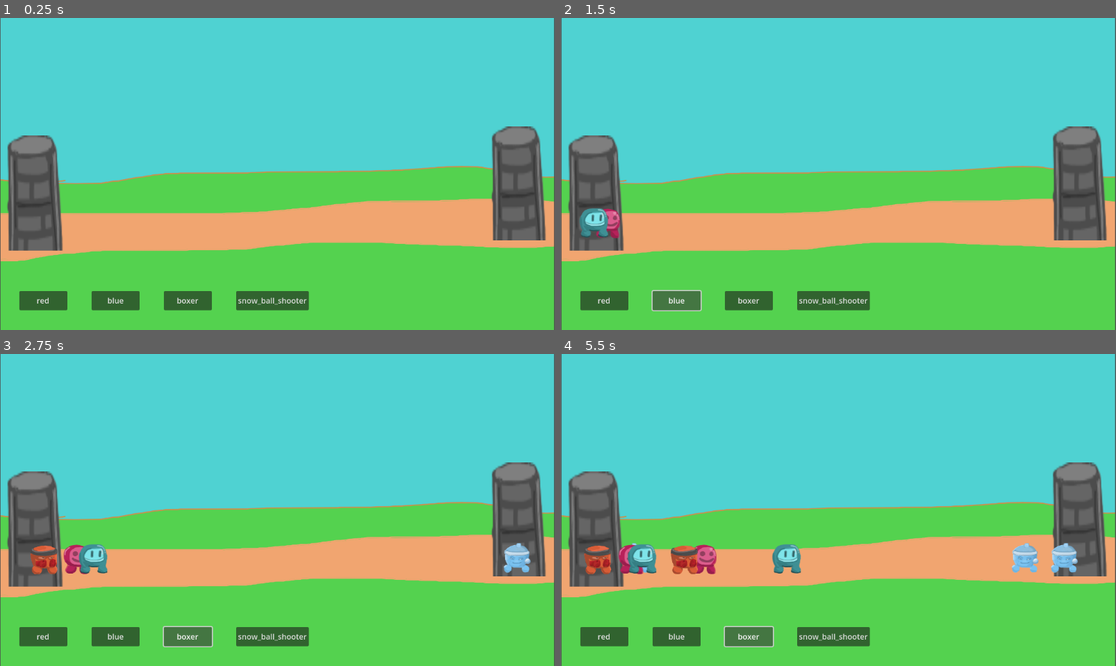
Above: before the commit, frames 1-4 (two rows, left to right).
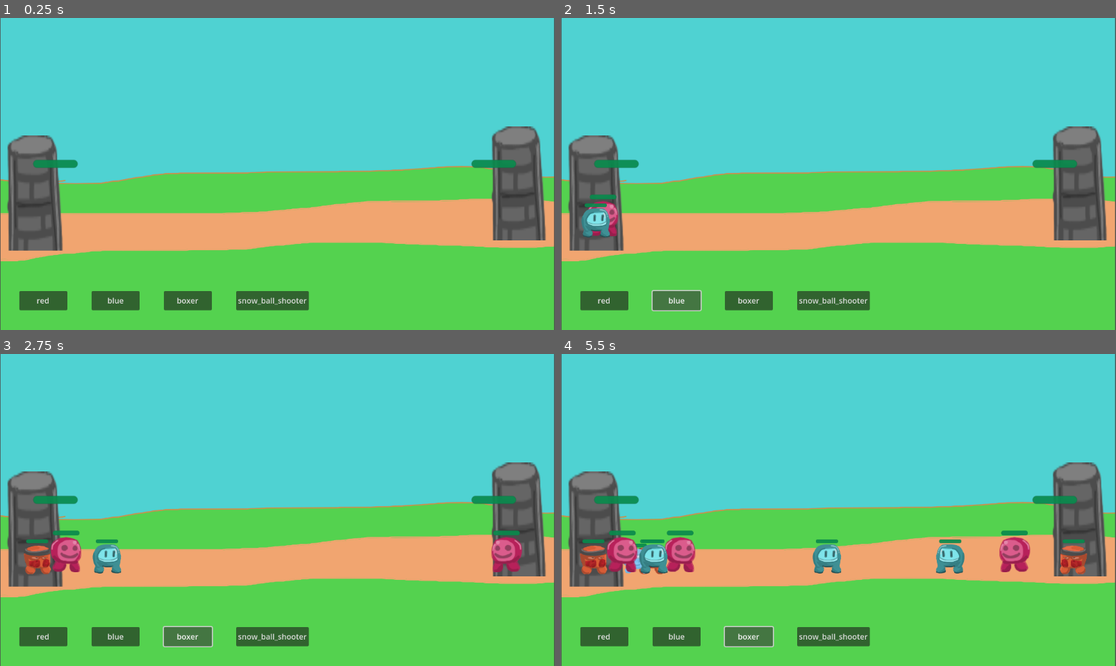
Above: after the commit, the same moments.

Repository: redmaker007/FFFight
Game: Godot game, scene res://node_2d.tscn
Two runs of this game, one before a commit and one after it. Both use one fixed random seed, a clock stepped at 60 frames per second and the inputs below.
Inputs:
- Up to frame 1 (0.25 s): no input
- Up to frame 2 (1.5 s): click "red" at 0.5 s; click "blue" at 1.25 s
- Up to frame 3 (2.75 s): click "boxer" at 2 s
- Up to frame 4 (5.5 s): click "snow_ball_shooter" at 2.75 s; click "red" at 3.5 s; click "blue" at 4.25 s; click "boxer" at 5 s

The runs differ from the first frame. In frame 1, 0.4% of the frame differs, in the area x 6-93%, y 45-49%; in frame 2, 0.9%; in frame 3, 2.7%; in frame 4, 5.4%, in the area x 3-95%, y 45-71%.

Commit message:
update0.1

Diff:
--- a/GM.gd
+++ b/GM.gd
@@ -1,9 +1,65 @@
 extends Node2D
 
+#GameState
+enum Gamestate{play_s,end_s}
+var current_state
+var state_map
+
+@onready var son_node_group:Array = [$"unit spawner",$"enemy spawner"]
+func switch_state(s:Gamestate):
+	current_state = s
+	state_map[current_state].enter_state()
+	pass
+
+
+#preload
 var minion_precast = preload("res://minion_node.tscn")
+var binion_png = preload("res://binion.png")
+#unit data
+@onready var mm:Node = $minion_map
 
 
 
-var binion_png = preload("res://binion.png")
+func _ready() -> void:
+	SignalBus.connect("unit_death",check_base_death)
 
-@onready var mm:Node = $minion_map
+	spawn_base("ally")
+	spawn_base("enemy")
+	state_map ={
+		0:$play_state,
+		1:$end_state
+	}
+
+
+func spawn_base(side_n):
+	var new_unit = minion_precast.instantiate()
+	new_unit.ini_w_dic(mm.mm["base"])
+
+	new_unit.z_index = 3
+	if side_n == "ally":
+		new_unit.position = Vector2(115,425)
+		new_unit.add_to_group("ally")
+	else:
+		new_unit.position = Vector2(1025,425)
+		new_unit.add_to_group("enemy")
+	new_unit.side = side_n
+	add_child(new_unit)
+
+func check_base_death(unit):
+	if unit.unit_name == "base":
+		if unit.side == "ally":
+			print("you lose!")
+		else:
+			print("you win!")
+		switch_state(Gamestate.end_s)
+
+
+	else:
+		return
+
+func group_stop_func():
+	for node in son_node_group:
+		node.function_switch(false)
+
+func clear_board():
+	get_tree().call_group("unit", "queue_free")
--- a/Signal_Bus.gd
+++ b/Signal_Bus.gd
@@ -1,3 +1,5 @@
 extends Node
 
 signal spawn_unit_by_name
+
+signal unit_death
--- a/att_state.gd
+++ b/att_state.gd
@@ -9,7 +9,7 @@
 
 func state_process(delta: float) -> void:
 	if att_CD_sec <= 0:
-		get_parent().attack()
+		get_parent().attack_t()
 		att_CD_sec = get_parent().att_CD
 	else:
 		att_CD_sec -=delta
--- /dev/null
+++ b/end_state.gd
@@ -0,0 +1,5 @@
+extends Node
+
+func enter_state():
+	get_parent().group_stop_func()
+	get_parent().clear_board()
--- a/enemy_spawner.gd
+++ b/enemy_spawner.gd
@@ -11,16 +11,22 @@
 var pool = ["red","blue","boxer","snow_ball_shooter"]
 var u_name
 
+var functioning
+
+
 func _ready() -> void:
 	GM = get_parent()
-	if random_pool_on:
-			u_name = pool.pick_random()
-	else:
+	function_switch(true)
+	if not random_pool_on:
 		u_name = spec_unit
 
+func function_switch(v:bool):
+	functioning =v
 
 func _process(delta: float) -> void:
-	if spawn_CD >= 2:
+	if spawn_CD >= 1.5:
+		if random_pool_on:
+			u_name = pool.pick_random()
 		spawn_enemy_1(u_name)
 		spawn_CD = 0
 	else:
@@ -31,6 +37,8 @@
 
 
 func spawn_enemy_1(s_name):
+	if not functioning:
+		return
 	var new_enemy = GM.minion_precast.instantiate()
 
 	new_enemy.ini_w_dic(GM.mm.mm[s_name])
--- a/minion.gd
+++ b/minion.gd
@@ -11,7 +11,8 @@
 #機制參數
 var target = null
 var side = "ally"
-
+var size = 1
+var unit_name
 
 #狀態機
 enum state{walk,attack}
@@ -31,6 +32,8 @@
 	1:$att_state
 	}
 	switch_state(state.walk)
+	position = self.position - Vector2(0,size*50)
+	$health.value = 100
 
 
 
@@ -88,6 +91,7 @@
 	pass
 
 func ini_w_dic(dic):
+	unit_name = dic["name"]
 	speed = dic["speed"]
 	hp = dic["max_hp"]
 	max_hp = dic["max_hp"]
@@ -95,10 +99,13 @@
 	att_r = dic["att_r"]
 	att_CD = dic["att_CD"]
 	set_png(dic["image"])
+	scale = Vector2(1,1)*(1+dic["size"])
+	size = dic["size"]
+
 	pass
 
 
-func attack():
+func attack_t():
 	if(not target):
 		switch_state(state.walk)
 		return
@@ -108,22 +115,24 @@
 
 func attack_animation():
 	var side_sign
-	var base_pos = self.position
+	var base_pos = $Minion.position
 	if side == "ally":
 		side_sign = 1
 	else:
 		side_sign = -1
 	var tw = create_tween()
-	tw.parallel().tween_property(self,"position",base_pos +Vector2(side_sign*10,0),0.1)
-	tw.parallel().tween_property(self,"rotation_degrees",side_sign*15,0.1)
+	tw.parallel().tween_property($Minion,"position",base_pos +Vector2(side_sign*10,0),0.1)
+	tw.parallel().tween_property($Minion,"rotation_degrees",side_sign*15,0.1)
 
-	tw.tween_property(self,"position",base_pos,0.05)
-	tw.tween_property(self,"rotation_degrees",0,0.05)
+	tw.tween_property($Minion,"position",base_pos,0.05)
+	tw.tween_property($Minion,"rotation_degrees",0,0.05)
 
 func take_damage(value):
 	hp -= value
+	$health.value = float(hp)/float(max_hp)*100
 	if (hp <= 0):
 		death()
 
 func death():
+	SignalBus.emit_signal("unit_death",self)
 	queue_free()
--- a/minion_map.gd
+++ b/minion_map.gd
@@ -1,36 +1,59 @@
 extends Node
 
 var mm = {
+	"base":{
+		"name"="base",
+
+		"speed" = 0,
+		"max_hp" = 2000,
+		"att" = 0,
+		"att_r" = 0,
+		"att_CD" = 9999,
+		"image" = preload("res://empty.png"),
+		"size" = 1
+	},
 	"red":{
-		"speed" = 50,
-		"max_hp" = 125,
-		"att" = 20,
-		"att_r" = 40,
+		"name"="red",
+
+		"speed" = 40,
+		"max_hp" = 500,
+		"att" = 10,
+		"att_r" = 30,
 		"att_CD" = 1,
 		"image" = preload("res://minion.png"),
+		"size" = 0.2
 	},
 	"blue":{
-		"speed" = 100,
-		"max_hp" = 40,
-		"att" = 10,
-		"att_r" = 40,
-		"att_CD" = 0.5,
+		"name"="blue",
+
+		"speed" = 120,
+		"max_hp" = 120,
+		"att" = 11,
+		"att_r" = 50,
+		"att_CD" = 0.3,
 		"image" = preload("res://binion.png"),
+		"size" = 0
 	},
 	"boxer":{
-		"speed" = 60,
-		"max_hp" = 20,
-		"att" = 45,
-		"att_r" = 40,
-		"att_CD" = 0.3,
+		"name"="boxer",
+
+		"speed" = 40,
+		"max_hp" = 150,
+		"att" = 55,
+		"att_r" = 50,
+		"att_CD" = 0.4,
 		"image" = preload("res://boxer.png"),
+		"size" = 0
 	},
 	"snow_ball_shooter":{
+		"name"="snow_ball_shooter",
+
 		"speed" = 40,
-		"max_hp" = 40,
-		"att" = 12,
+		"max_hp" = 100,
+		"att" = 16,
 		"att_r" = 250,
-		"att_CD" = 1.1,
+		"att_CD" = 1.2,
 		"image" = preload("res://snow_b_s.png"),
+		"size" = -0.1
 	}
 }
--- a/minion_node.tscn
+++ b/minion_node.tscn
@@ -7,6 +7,20 @@
 
 [sub_resource type="CircleShape2D" id="CircleShape2D_fwx2u"]
 radius = 30.066593
+
+[sub_resource type="StyleBoxFlat" id="StyleBoxFlat_3xtw3"]
+bg_color = Color(0.12156863, 0.12156863, 0.12156863, 0.78431374)
+corner_radius_top_left = 8
+corner_radius_top_right = 8
+corner_radius_bottom_right = 8
+corner_radius_bottom_left = 8
+
+[sub_resource type="StyleBoxFlat" id="StyleBoxFlat_fwx2u"]
+bg_color = Color(0, 0.7176471, 0.3764706, 0.64705884)
+corner_radius_top_left = 4
+corner_radius_top_right = 4
+corner_radius_bottom_right = 4
+corner_radius_bottom_left = 4
 
 [node name="minion_node" type="Node2D"]
 script = ExtResource("1_7228o")
@@ -24,3 +38,14 @@
 
 [node name="CollisionShape2D" type="CollisionShape2D" parent="Area2D"]
 shape = SubResource("CircleShape2D_fwx2u")
+
+[node name="health" type="ProgressBar" parent="."]
+offset_left = -23.0
+offset_top = -40.0
+offset_right = 23.0
+offset_bottom = -32.0
+theme_override_colors/font_color = Color(1, 1, 1, 1)
+theme_override_styles/background = SubResource("StyleBoxFlat_3xtw3")
+theme_override_styles/fill = SubResource("StyleBoxFlat_fwx2u")
+value = 100.0
+show_percentage = false
--- a/node_2d.tscn
+++ b/node_2d.tscn
@@ -1,9 +1,11 @@
-[gd_scene load_steps=9 format=3 uid="uid://bae3kf36u3115"]
+[gd_scene load_steps=11 format=3 uid="uid://bae3kf36u3115"]
 
 [ext_resource type="Script" uid="uid://bxoj4abwmi3vj" path="res://GM.gd" id="1_0hol4"]
 [ext_resource type="Texture2D" uid="uid://1fsfpkgncr3b" path="res://background.png" id="1_epypp"]
 [ext_resource type="Texture2D" uid="uid://beh7q7npd5fjt" path="res://castle.png" id="2_0hol4"]
+[ext_resource type="Script" uid="uid://cgpdqiexfumo4" path="res://play_state.gd" id="2_4d7sh"]
 [ext_resource type="Script" uid="uid://gdxci1xh3ufw" path="res://minion_map.gd" id="2_d21ai"]
+[ext_resource type="Script" uid="uid://4sbh4qu28whe" path="res://end_state.gd" id="3_ir8iy"]
 [ext_resource type="Script" uid="uid://cge3tf2fxqpgb" path="res://castle_1.gd" id="3_q6r6c"]
 [ext_resource type="PackedScene" uid="uid://ctuv1ou4cgov3" path="res://spwan_unit_button.tscn" id="3_rj586"]
 [ext_resource type="Script" uid="uid://bq6jelu08e04t" path="res://unit_spawner.gd" id="5_q6r6c"]
@@ -11,6 +13,12 @@
 
 [node name="GM" type="Node2D"]
 script = ExtResource("1_0hol4")
+
+[node name="play_state" type="Node" parent="."]
+script = ExtResource("2_4d7sh")
+
+[node name="end_state" type="Node" parent="."]
+script = ExtResource("3_ir8iy")
 
 [node name="minion_map" type="Node" parent="."]
 script = ExtResource("2_d21ai")
@@ -64,4 +72,5 @@
 
 [node name="enemy spawner" type="Node" parent="."]
 script = ExtResource("6_kdubu")
+random_pool_on = true
 spec_unit = "snow_ball_shooter"
--- /dev/null
+++ b/play_state.gd
@@ -0,0 +1,4 @@
+extends Node
+
+func enter_state():
+	pass
--- a/unit_spawner.gd
+++ b/unit_spawner.gd
@@ -2,14 +2,22 @@
 
 
 var GM
+
+var functioning:bool
 func _ready() -> void:
+
 	SignalBus.connect("spawn_unit_by_name",on_spwan_unit_pressed)
+	functioning = true
 	GM = get_parent()
+
+func function_switch(v:bool):
+	functioning =v
 
 
 
-
-func on_spwan_unit_pressed(name) -> void:
+func on_spwan_unit_pressed(name):
+	if not functioning:
+		return
 	var new_unit = GM.minion_precast.instantiate()
 	new_unit.ini_w_dic(GM.mm.mm[name])
 
@@ -19,3 +27,4 @@
 	new_unit.add_to_group("unit")
 	new_unit.add_to_group("ally")
 	GM.add_child(new_unit)
+	return new_unit
Binary file added: empty.png
Not shown, added: empty.png.import
Not shown, added: end_state.gd.uid
Not shown: 1 places in minion_node.tscn that only renumber resources
Not shown, added: play_state.gd.uid
